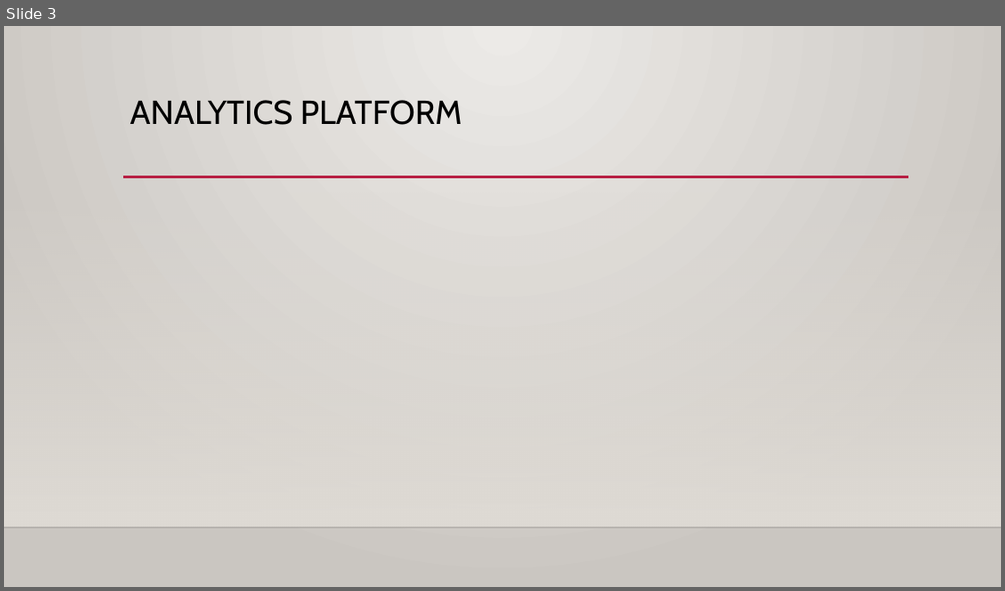
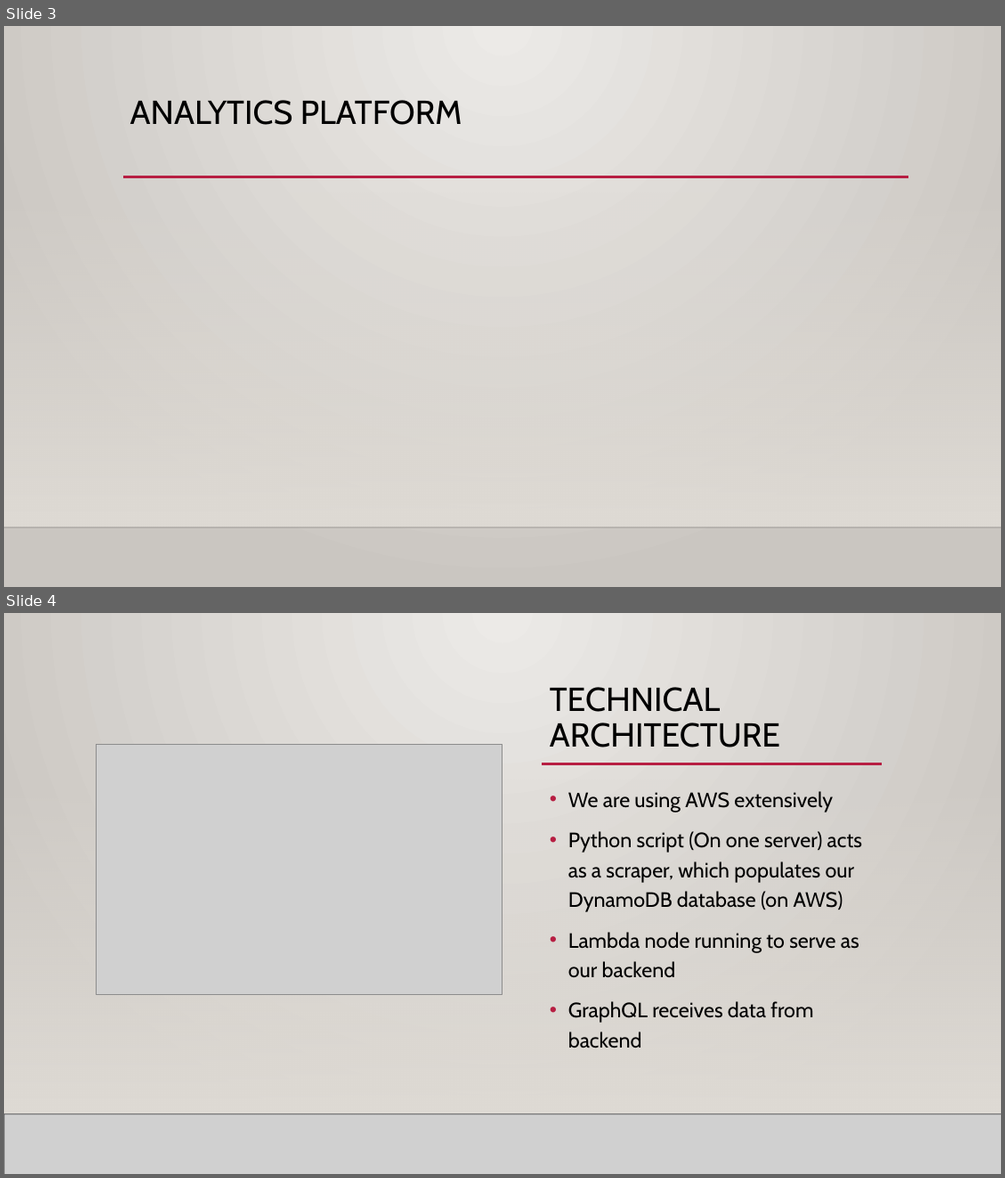
Before and after one commit to Shan-KulK/SENG3011_Y_2, a slide deck: Reports/SENG3011 D3.pptx. Shown one above the other, each under a label of ours: slide 3 before the commit, slides 3 and 4 after it. The pictures are 1005x591 and 1005x1178 pixels, drawn with LibreOffice and Linux fonts; fonts in the diff are those of the drawing; grey boxes stand for pictures; background and template pictures are left out. Boxes give left, top, right and bottom in pixels: in the first picture for what was removed or moved away, otherwise in the second. Text is boxed around its words. In the diff, an @@ line names an element or a change of style, - is before the commit and + after.

Commit message:
updated presentation slides

```diff
--- a/Reports/SENG3011 D3.pptx
+++ b/Reports/SENG3011 D3.pptx
@@ slide 4 added at (4, 613, 1001, 1174), background gradient #ECEAE7 to #CAC7C1; not listed: 3 template elements that a slide beside it also shows @@
@@ rectangle added at (4, 613, 1001, 1174), fill gradient #ECEAE7 to #CAC7C1 @@
@@ title added at (550, 687, 780, 747), 32 pt, text #000000 @@
+TECHNICAL ARCHITECTURE
@@ picture added at (97, 745, 502, 995) @@
@@ line added from (542, 764) to (882, 764), #B71E42 2.5 pt @@
@@ rectangle added at (4, 779, 1001, 1114), fill gradient #DFDBD5 @@
@@ text added at (568, 791, 862, 1048), 20 pt, text #000000 @@
+• We are using AWS extensively
+• Python script (On one server) acts as a scraper, which populates our DynamoDB database (on AWS)
+• Lambda node running to serve as our backend
+• GraphQL receives data from backend
@@ picture added at (4, 1114, 1001, 1174) @@
@@ line added from (4, 1114) to (1001, 1114), #000001 1 pt @@
```
Also in this commit, not shown: 1 slide removed.
